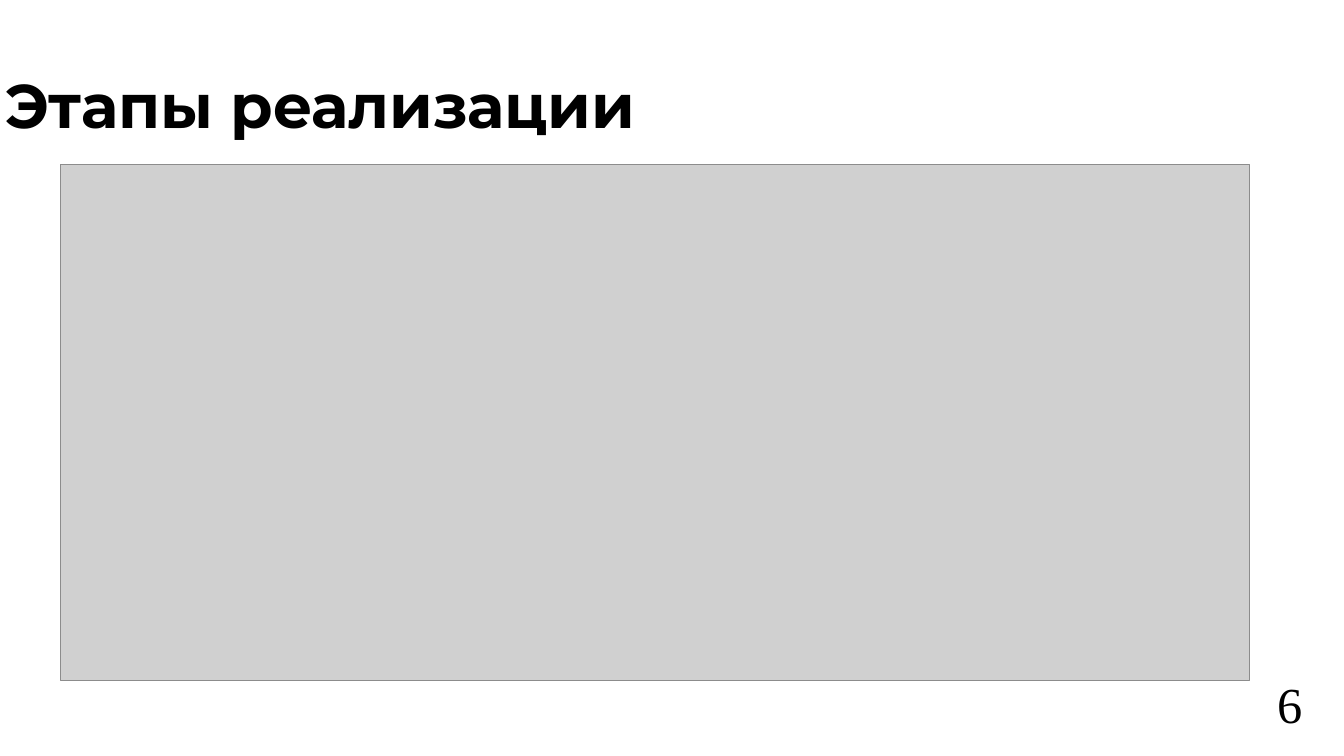
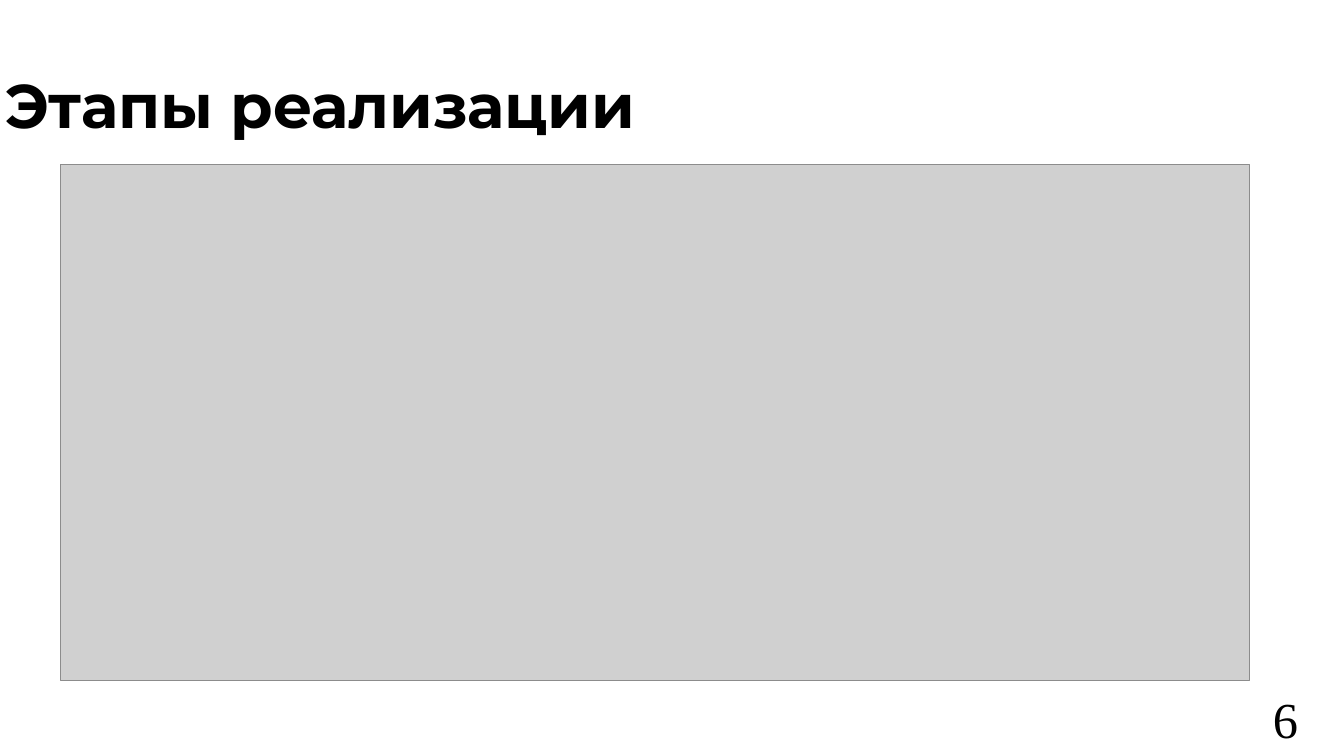
Before and after one commit to vafeenHub/VSU-scientific-activities_6-7-8-semester, a slide deck: slide 6 of src/works/diploma/presentation.odp. Drawn at 1344x756 pixels with LibreOffice and Linux fonts; fonts in the diff are those of the drawing; grey boxes stand for pictures. Boxes give left, top, right and bottom in pixels: in the first picture for what was removed or moved away, otherwise in the second. Text is boxed around its words. In the diff, an @@ line names an element or a change of style, - is before the commit and + after.

```diff
--- a/src/works/diploma/presentation.odp
+++ b/src/works/diploma/presentation.odp
@@ page number: place and size @@
-page number at bbox=[1277, 689, 1302, 724]
+page number at bbox=[1273, 704, 1298, 739]
@@ page number at bbox=[1273, 704, 1298, 739]: alignment left to right @@
```
Also in this commit, not shown: 7 other slides changed, 8 other files.
